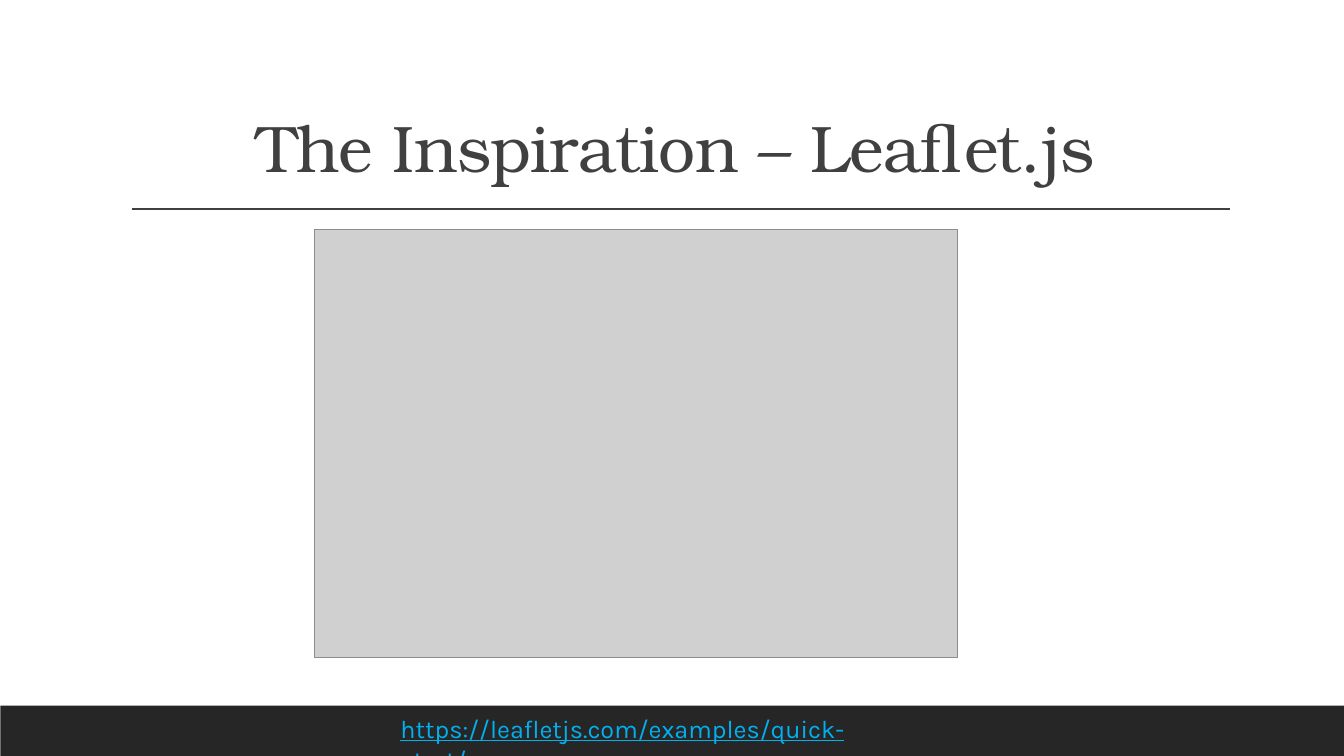
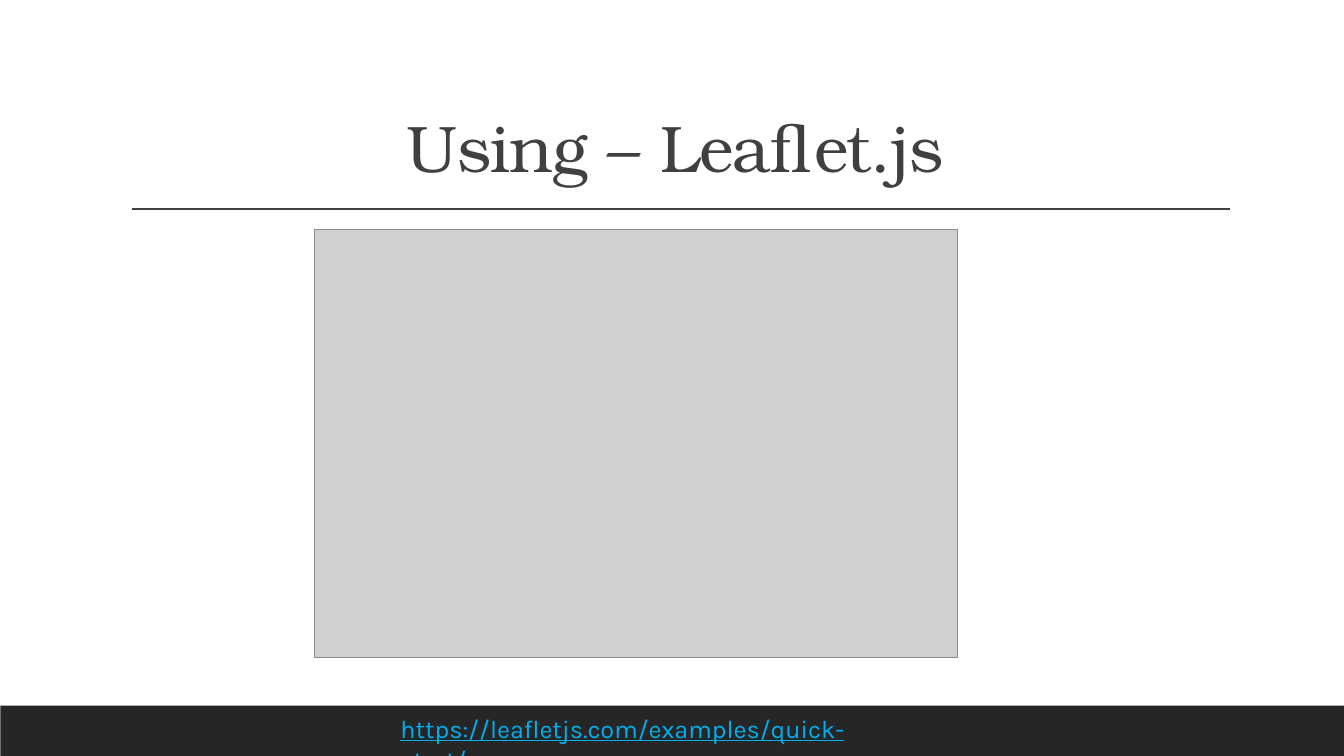
Before and after one commit to jabruhns/group-project-2, a slide deck: slide 5 of Report/Taking Off.pptx (slide 4 before the commit). Drawn at 1344x756 pixels with LibreOffice and Linux fonts; fonts in the diff are those of the drawing; grey boxes stand for pictures. Boxes give left, top, right and bottom in pixels: in the first picture for what was removed or moved away, otherwise in the second. Text is boxed around its words. In the diff, an @@ line names an element or a change of style, - is before the commit and + after.

```diff
--- a/Report/Taking Off.pptx
+++ b/Report/Taking Off.pptx
@@ title at <box>407,123,944,188</box>: text changed @@
-The Inspiration – Leaflet.js
+Using – Leaflet.js
```
Also in this commit, not shown: 3 other slides changed, 2 slides added, 1 other file.
